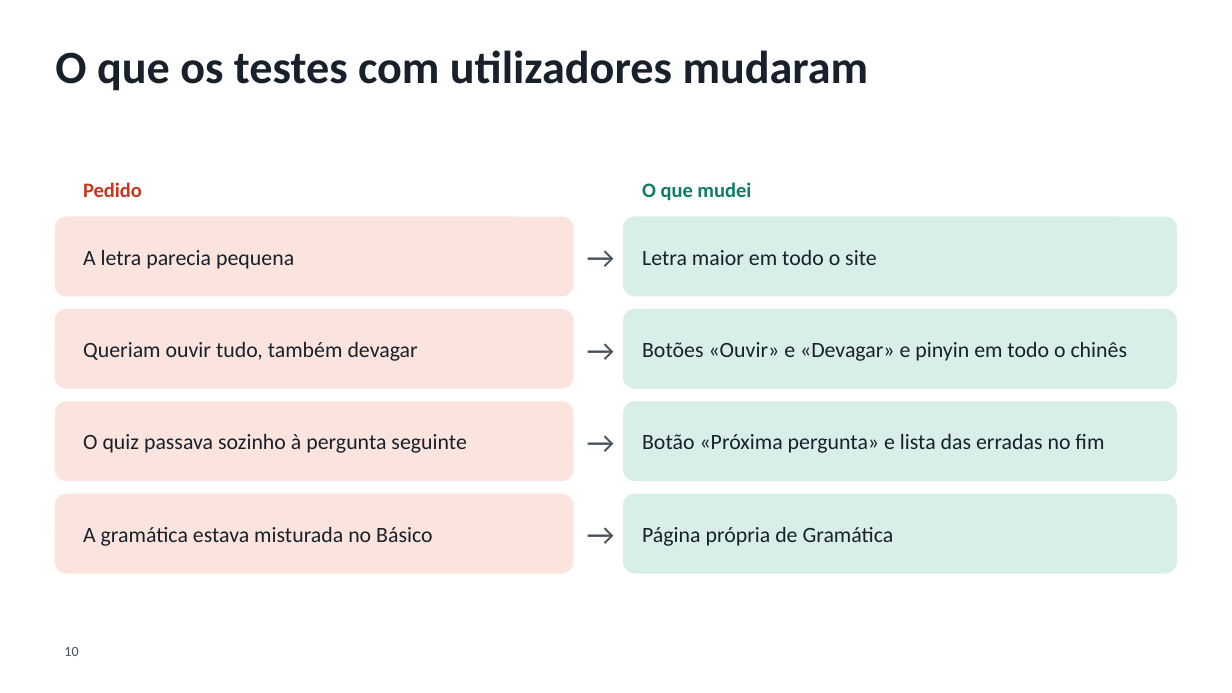
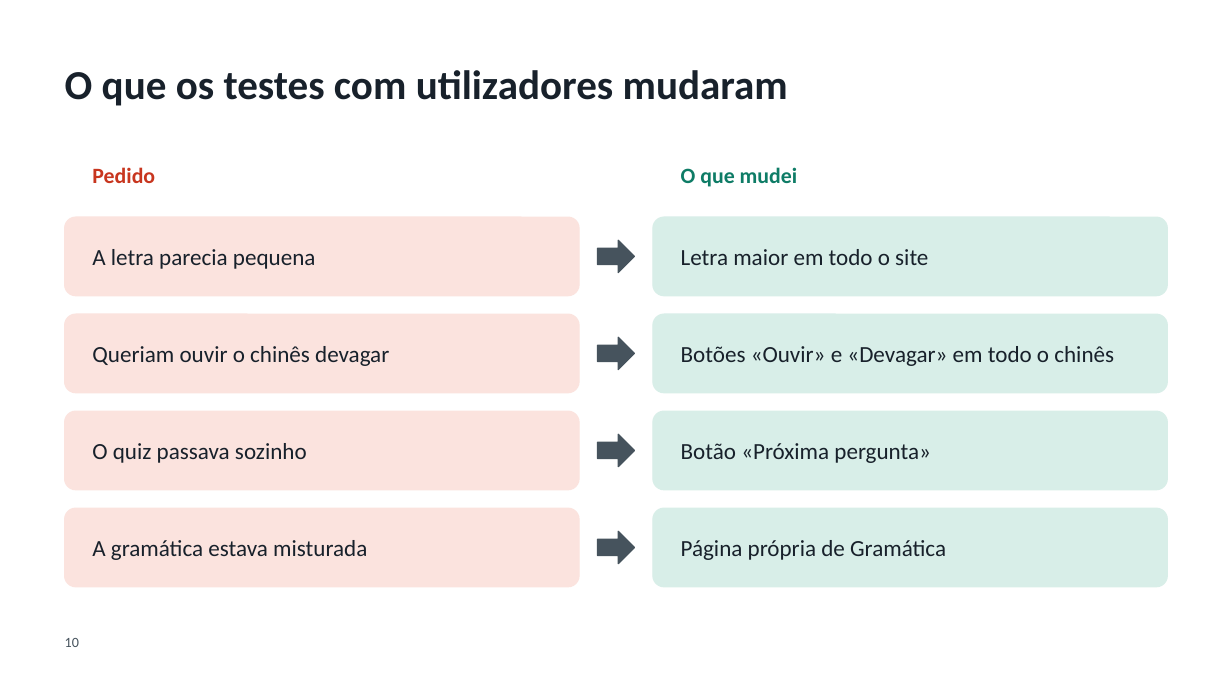
Before and after one commit to SCCPScar/MandarinCourse, a slide deck: slide 10 of docs/entregas/Apresentação - Chá.pptx. Drawn at 1232x693 pixels with LibreOffice and Linux fonts; fonts in the diff are those of the drawing; background and template pictures are left out. Boxes give left, top, right and bottom in pixels: in the first picture for what was removed or moved away, otherwise in the second. Text is boxed around its words. In the diff, an @@ line names an element or a change of style, - is before the commit and + after.

```diff
--- a/docs/entregas/Apresentação - Chá.pptx
+++ b/docs/entregas/Apresentação - Chá.pptx
@@ title "O que os testes com ...": place and size @@
-title "O que os testes com ..." at (55,50,869,91)
+title "O que os testes com ..." at (65,70,788,106)
@@ title "O que os testes com ..." at (65,70,788,106): size 36 to 32 pt; vertical alignment top to middle @@
@@ text "Pedido": place and size @@
-text "Pedido" at (83,182,142,197)
+text "Pedido" at (92,167,155,183)
@@ text "Pedido" at (92,167,155,183): size 16 to 17 pt; vertical alignment middle to top @@
@@ text "O que mudei" at (681,167,798,187): size 16 to 17 pt; vertical alignment middle to top @@
@@ text "O que mudei": place and size @@
-text "O que mudei" at (642,182,751,201)
+text "O que mudei" at (681,167,798,187)
@@ rounded rectangle: place and size @@
-rounded rectangle at (55,217,573,296)
+rounded rectangle at (65,217,579,296)
@@ text "A letra parecia pequena": place and size @@
-text "A letra parecia pequena" at (83,250,294,269)
+text "A letra parecia pequena" at (92,249,316,269)
@@ rounded rectangle: place and size @@
-rounded rectangle at (624,217,1177,296)
+rounded rectangle at (653,217,1168,296)
@@ text "Letra maior em todo o ...": place and size @@
-text "Letra maior em todo o ..." at (642,250,876,265)
+text "Letra maior em todo o ..." at (681,249,928,265)
@@ text in right arrow at (598,240,635,273): text removed @@
-→
@@ right arrow: place and size @@
-right arrow at (578,217,624,296)
+right arrow at (598,240,635,273)
@@ rounded rectangle: place and size @@
-rounded rectangle at (55,310,573,388)
+rounded rectangle at (65,314,579,393)
@@ rounded rectangle: place and size @@
-rounded rectangle at (624,310,1177,388)
+rounded rectangle at (653,314,1168,393)
@@ text at (92,346,389,366): text changed; size 17 to 18 pt @@
-Queriam ouvir tudo, também devagar
+Queriam ouvir o chinês devagar
@@ text in right arrow at (598,337,635,370): text removed @@
-→
@@ right arrow: place and size @@
-right arrow at (578,310,624,388)
+right arrow at (598,337,635,370)
@@ text at (681,346,1114,366): text changed; size 17 to 18 pt @@
-Botões «Ouvir» e «Devagar» e pinyin em todo o chinês
+Botões «Ouvir» e «Devagar» em todo o chinês
@@ rounded rectangle: place and size @@
-rounded rectangle at (55,402,573,481)
+rounded rectangle at (65,411,579,490)
@@ rounded rectangle: place and size @@
-rounded rectangle at (624,402,1177,481)
+rounded rectangle at (653,411,1168,490)
@@ text at (92,443,307,463): text changed; size 17 to 18 pt @@
-O quiz passava sozinho à pergunta seguinte
+O quiz passava sozinho
@@ text in right arrow at (598,434,635,467): text removed @@
-→
@@ right arrow: place and size @@
-right arrow at (578,402,624,481)
+right arrow at (598,434,635,467)
@@ text at (681,443,931,463): text changed; size 17 to 18 pt @@
-Botão «Próxima pergunta» e lista das erradas no fim
+Botão «Próxima pergunta»
@@ rounded rectangle: place and size @@
-rounded rectangle at (55,494,573,573)
+rounded rectangle at (65,508,579,587)
@@ rounded rectangle: place and size @@
-rounded rectangle at (624,494,1177,573)
+rounded rectangle at (653,508,1168,587)
@@ size 17 to 18 pt in 3 elements at (92,249,316,269), (681,249,928,265), (681,540,946,560) @@
@@ text "Página própria de Gramática": place and size @@
-text "Página própria de Gramática" at (642,527,894,546)
+text "Página própria de Gramática" at (681,540,946,560)
@@ fill none to #46535D; outline none to #46535D 1 pt in 4 elements at (598,240,635,273), (598,337,635,370), (598,434,635,467), (598,531,635,564) @@
@@ text in right arrow at (598,531,635,564): text removed @@
-→
@@ right arrow: place and size @@
-right arrow at (578,494,624,573)
+right arrow at (598,531,635,564)
@@ text at (92,540,367,560): text changed; size 17 to 18 pt @@
-A gramática estava misturada no Básico
+A gramática estava misturada
@@ page number: place and size @@
-page number at (64,647,78,656)
+page number at (65,638,79,647)
```
Also in this commit, not shown: 22 other slides changed, 6 other files.
